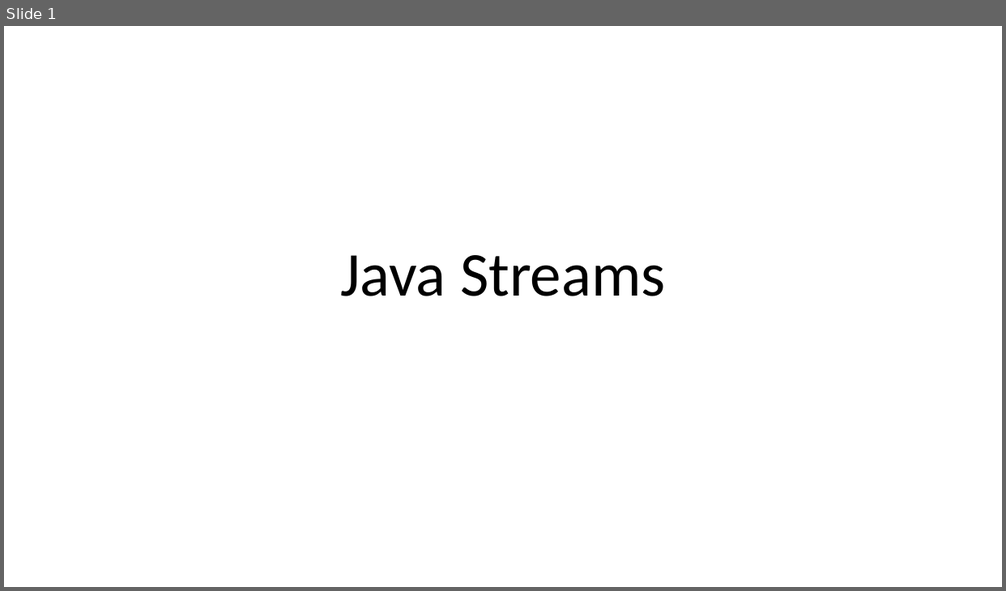
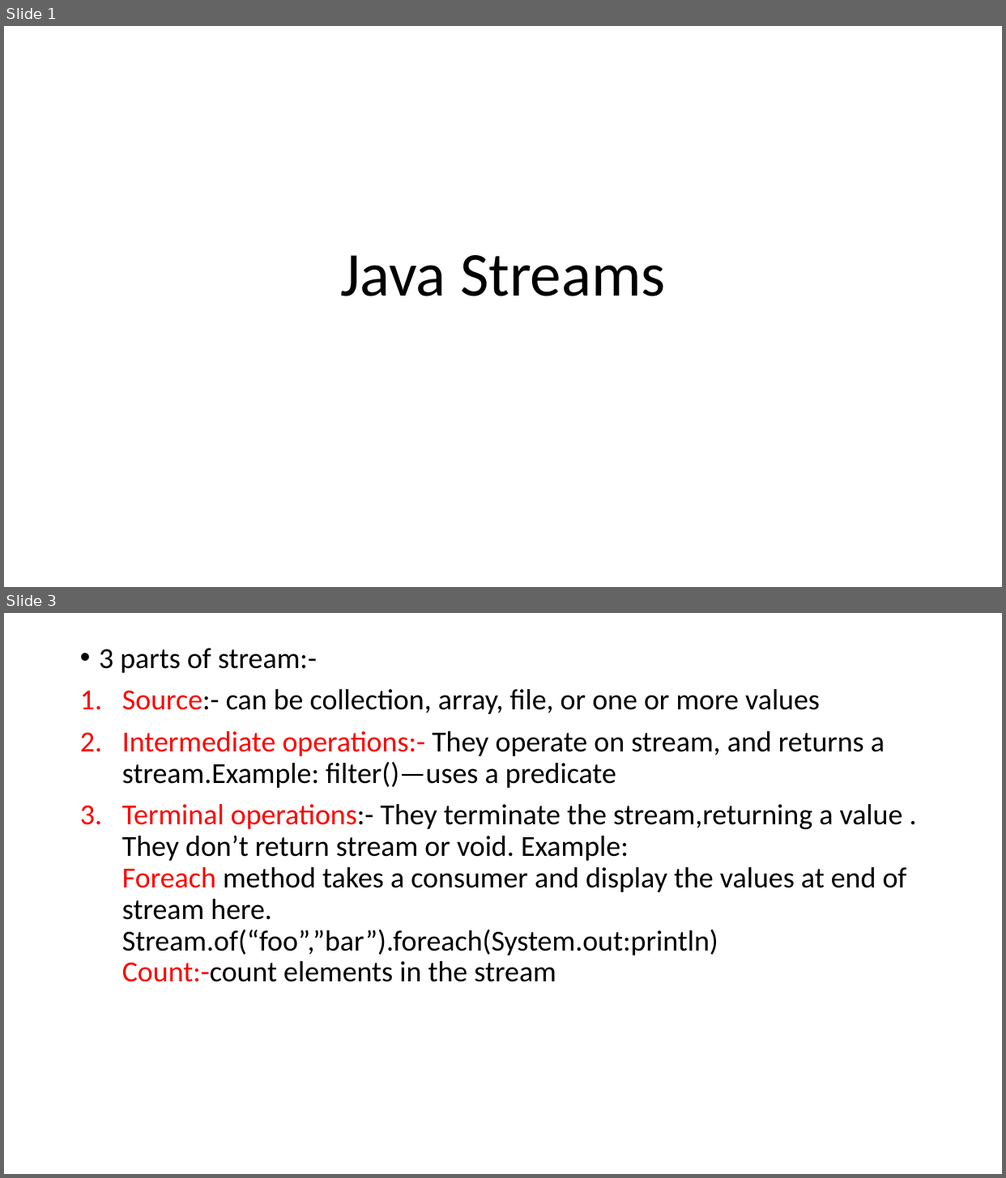
Before and after one commit to aroranishant8/JavaNotes, a slide deck: Java8/Lambda/Streams.pptx. Shown one above the other, each under a label of ours: slide 1 before the commit, slides 1 and 3 after it; the slides between them are not shown. The pictures are 1006x591 and 1006x1178 pixels, drawn with LibreOffice and Linux fonts; fonts in the diff are those of the drawing. Boxes give left, top, right and bottom in pixels: in the first picture for what was removed or moved away, otherwise in the second. Text is boxed around its words. In the diff, an @@ line names an element or a change of style, - is before the commit and + after.

```diff
--- a/Java8/Lambda/Streams.pptx
+++ b/Java8/Lambda/Streams.pptx
@@ slide 3 added at box(4, 613, 1002, 1174), background #FFFFFF @@
@@ text added at box(99, 648, 907, 982), 28 pt, text #000000 @@
+• 3 parts of stream:-
+1. Source:- can be collection, array, file, or one or more values
+2. Intermediate operations:- They operate on stream, and returns a stream.Example: filter()—uses a predicate
+3. Terminal operations:- They terminate the stream,returning a value . They don’t return stream or void. Example:
+   Foreach method takes a consumer and display the values at end of stream here.
+   Stream.of(“foo”,”bar”).foreach(System.out:println)
+   Count:-count elements in the stream
```
Also in this commit, not shown: 1 slide changed, 3 other slides added.
